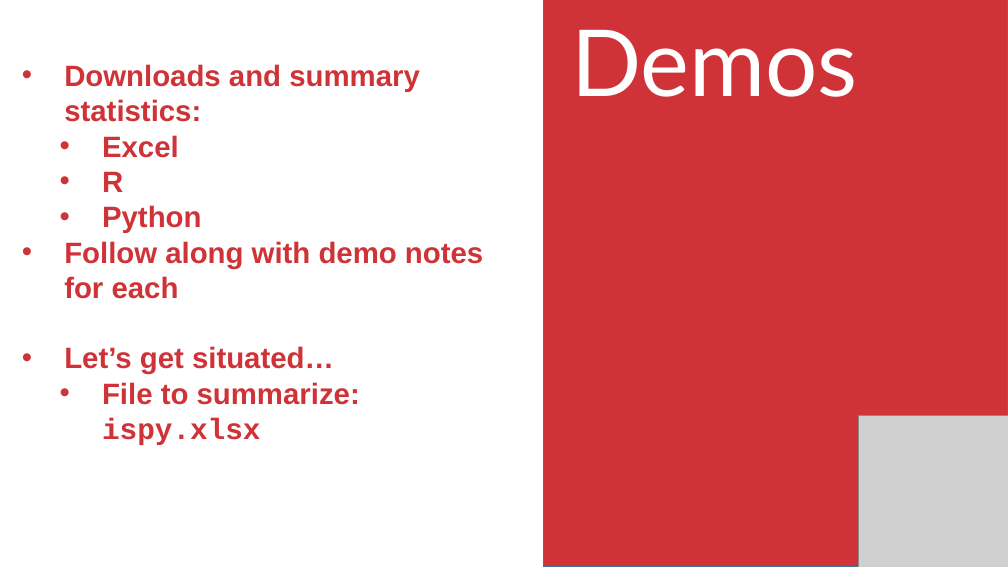
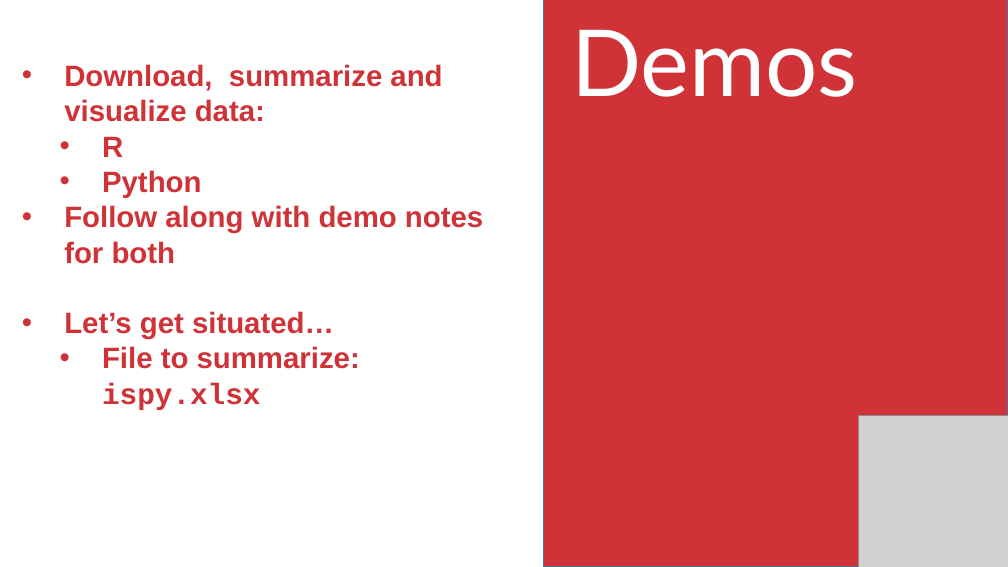
Before and after one commit to stringfestdata/aina-getting-started-for-researchers, a slide deck: slide 8 of aina-getting-started-researchers.pptx. Drawn at 1008x567 pixels with LibreOffice and Linux fonts; fonts in the diff are those of the drawing; grey boxes stand for pictures. Boxes give left, top, right and bottom in pixels: in the first picture for what was removed or moved away, otherwise in the second. Text is boxed around its words. In the diff, an @@ line names an element or a change of style, - is before the commit and + after.

```diff
--- a/aina-getting-started-researchers.pptx
+++ b/aina-getting-started-researchers.pptx
@@ text at bbox=[64, 64, 442, 122]: text changed @@
-• Downloads and summary statistics:
-  • Excel
+• Download, summarize and visualize data:
@@ text at bbox=[64, 205, 483, 264]: text changed @@
-• Follow along with demo notes for each
+• Follow along with demo notes for both
```
Also in this commit, not shown: 1 other slide changed, 2 slides added, 1 slide removed, 9 other files.
